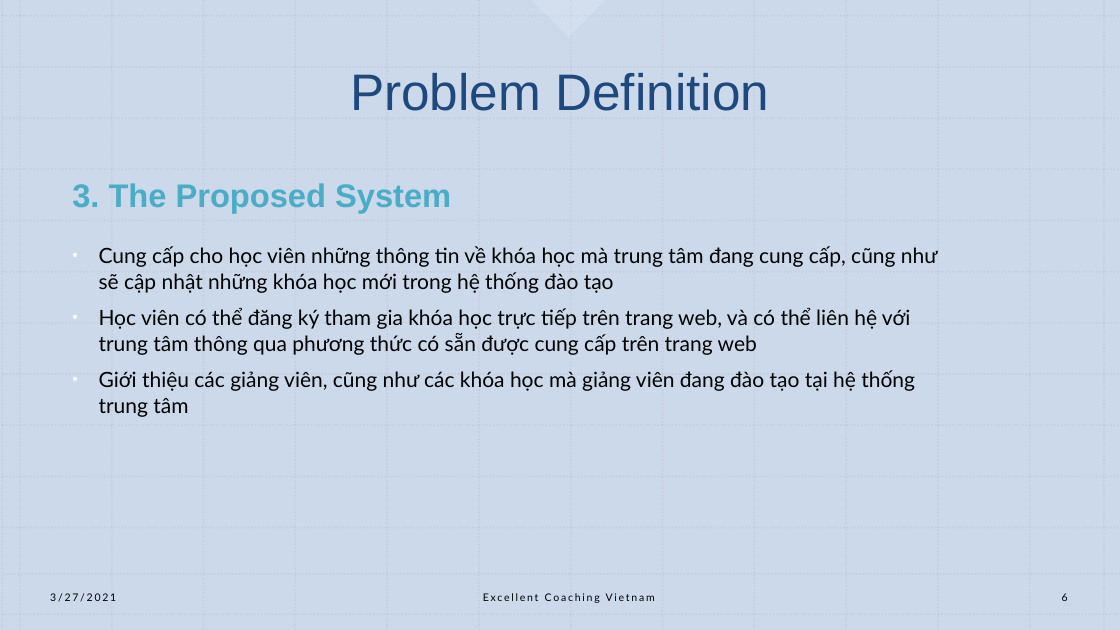
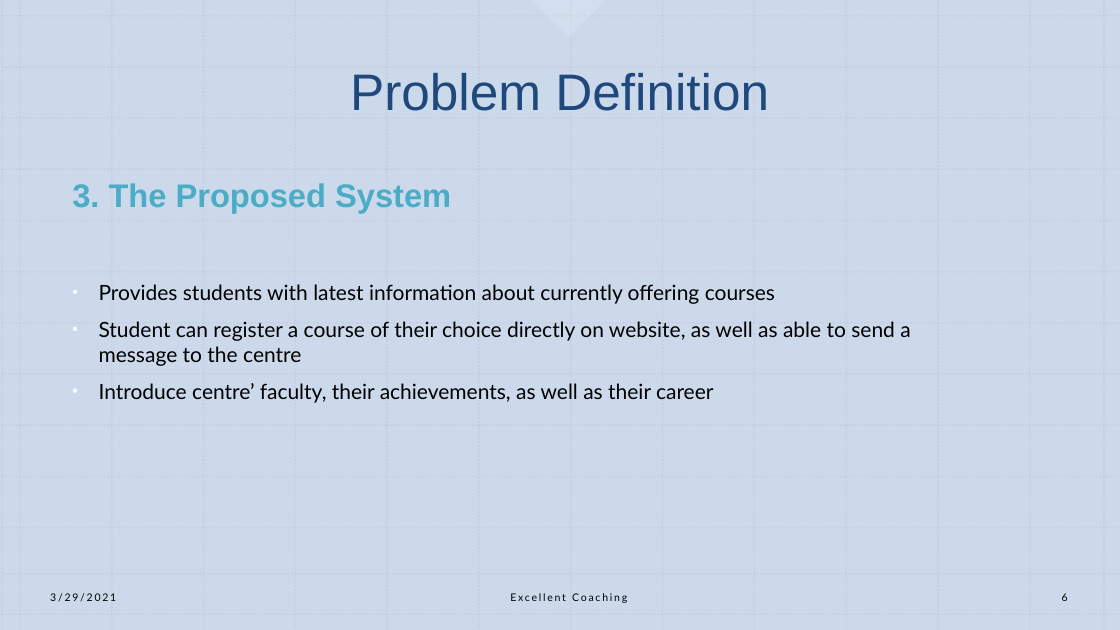
Before and after one commit to remichan97/excellent-coaching, a slide deck: slide 6 of documentation/Excellent Coaching Vietnam.pptx. Drawn at 1120x630 pixels with LibreOffice and Linux fonts; fonts in the diff are those of the drawing. Boxes give left, top, right and bottom in pixels: in the first picture for what was removed or moved away, otherwise in the second. Text is boxed around its words. In the diff, an @@ line names an element or a change of style, - is before the commit and + after.

Commit message:
chuyển toàn bộ giao diện website sang tiếng Anh

```diff
--- a/documentation/Excellent Coaching Vietnam.pptx
+++ b/documentation/Excellent Coaching Vietnam.pptx
@@ text at (99,284,910,403): text changed @@
-• Cung cấp cho học viên những thông tin về khóa học mà trung tâm đang cung cấp, cũng như sẽ cập nhật những khóa học mới trong hệ thống đào tạo
-• Học viên có thể đăng ký tham gia khóa học trực tiếp trên trang web, và có thể liên hệ với trung tâm thông qua phương thức có sẵn được cung cấp trên trang web
-• Giới thiệu các giảng viên, cũng như các khóa học mà giảng viên đang đào tạo tại hệ thống trung tâm
+• Provides students with latest information about currently offering courses
+• Student can register a course of their choice directly on website, as well as able to send a message to the centre
+• Introduce centre’ faculty, their achievements, as well as their career
@@ text at (50,593,116,602): text changed @@
-3/27/2021
+3/29/2021
@@ text at (510,593,627,603): text changed @@
-Excellent Coaching Vietnam
+Excellent Coaching
```
Also in this commit, not shown: 18 other slides changed, 54 other files.
